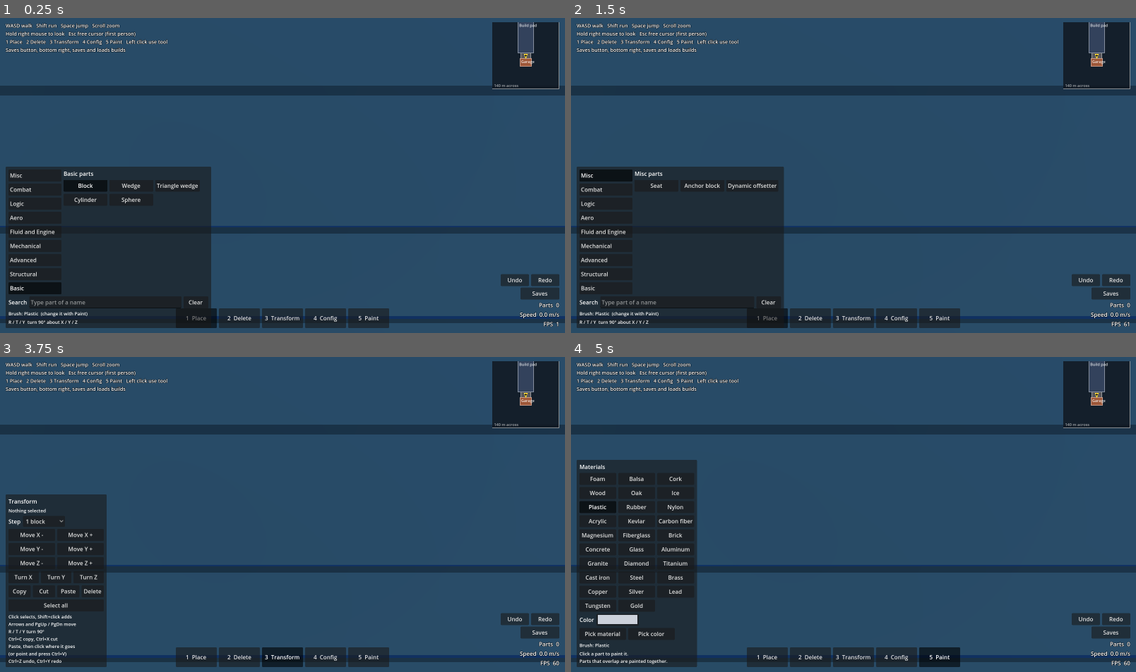
Above: before the commit, frames 1-4 (two rows, left to right).
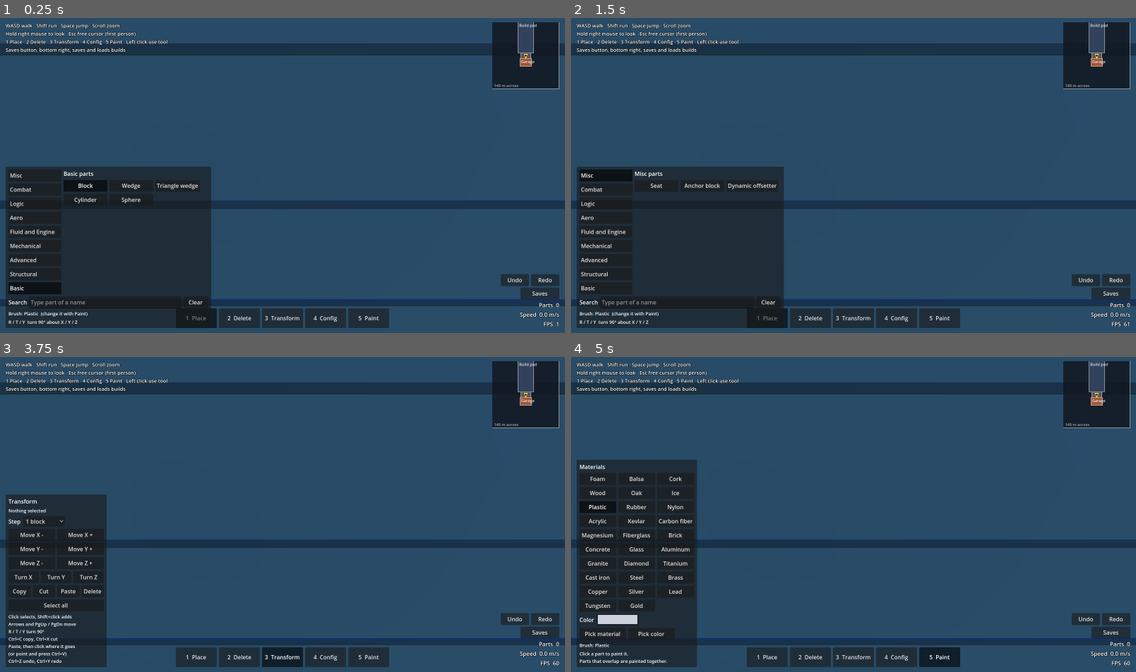
Above: after the commit, the same moments.

Repository: kinglinklink/Ideal-world
Game: Godot game, scene res://scenes/main.tscn
Two runs of this game, one before a commit and one after it. Both use one fixed random seed, a clock stepped at 60 frames per second and the inputs below.
Inputs (mouse positions are in pixels of both pictures, inside the frame that each line leads up to):
- Up to frame 1 (0.25 s): no input
- Up to frame 2 (1.5 s): click (678, 301) at 0.52 s; type "Alex" at 0.6 s; click "Misc" at 1.25 s
- Up to frame 3 (3.75 s): click "Seat" at 2 s; click "1 Place" at 2.75 s; click "3 Transform" at 3.5 s
- Up to frame 4 (5 s): click "5 Paint" at 4.25 s

The runs differ from the first frame. In frame 1, 11% of the frame differs, in the area x 0-100%, y 8-97%; in frame 2, 11%; in frame 3, 13%; in frame 4, 13%.

Commit message:
Cannon sized by its dimensions, live propeller model, smaller player, real jumps
- Large cannon: Z is the barrel length and X/Y set the bore; Config shows
  bore, projectile mass, muzzle velocity, energy and fire interval
- Propeller model follows its blade count and blade pitch settings
- Seat defaults to 3 x 3 x 3 blocks
- Character is 15% smaller (1.53 m); walk 4 m/s, run 7.5 m/s, 0.8 m jump
- Jumps keep their take-off speed; steering in the air is only a nudge

Co-Authored-By: Claude Fable 5.2 <noreply@anthropic.com>
Claude-Session: https://claude.ai/code/session_01FW2uxxz5D9zjM2SWGtZ9h4

Diff:
--- a/scripts/hud.gd
+++ b/scripts/hud.gd
@@ -33,6 +33,7 @@
 var _snap_option: OptionButton
 var _config_title: Label
 var _config_spins: Array = []
+var _config_captions: Array = []     # the three dimension labels beside the spin boxes
 var _config_info: Label
 var _build_info: Label
 var _color_button: ColorPickerButton
@@ -424,8 +425,9 @@
 	for axis in 3:
 		var size_row := _row()
 		var caption := _label("Size %s (blocks)" % AXIS_NAMES[axis])
-		caption.custom_minimum_size = Vector2(120, 0)
+		caption.custom_minimum_size = Vector2(170, 0)
 		size_row.add_child(caption)
+		_config_captions.append(caption)
 		var spin := SpinBox.new()
 		spin.min_value = 1.0 / Units.UNITS_PER_CELL
 		spin.max_value = 64.0
@@ -1046,6 +1048,28 @@
 	return "%.2f kg" % kilograms
 
 
+## What a cannon of this size would do, by the design's ballistics: the bore
+## is a fifth of the cannon's smaller cross dimension, the projectile is three
+## bores long, and propellant pushes it down the barrel at an average 100 MPa.
+static func _cannon_text(record: Dictionary) -> String:
+	var size_m: Vector3 = Units.to_metres(record["size"])
+	var bore: float = 0.2 * minf(size_m.x, size_m.y)
+	var barrel: float = size_m.z
+	var props: Dictionary = record.get("props", {})
+	var projectile_name := str(props.get("projectile_material", "Steel"))
+	var density: float = MaterialLibrary.density(MaterialLibrary.id_for_name(projectile_name))
+	var bore_area := PI * bore * bore * 0.25
+	var projectile_mass := density * bore_area * bore * 3.0
+	var energy := 100000000.0 * bore_area * barrel   # joules
+	var velocity := 0.0
+	if projectile_mass > 0.0:
+		velocity = sqrt(2.0 * energy / projectile_mass)
+	return "\nBore: %.0f mm\nBarrel: %.2f m\nProjectile: %s of %s\nMuzzle velocity: %.0f m/s\nMuzzle energy: %.0f kJ (%.0f HP per hit)\nFastest fire: one shot per %.2f s" % [
+		bore * 1000.0, barrel, _mass_text(projectile_mass), projectile_name,
+		velocity, energy / 1000.0, energy / 1000.0, barrel * 0.5,
+	]
+
+
 ## Brings every button and label in line with the controller's state.
 func _refresh() -> void:
 	var active_tool: int = controller.current_tool
@@ -1095,18 +1119,24 @@
 	if record.is_empty():
 		_config_title.text = "Config: click a part"
 		_config_info.text = ""
+		var plain_captions: Array = PartLibrary.size_captions("")
 		for spin_index in _config_spins.size():
 			var idle_spin: SpinBox = _config_spins[spin_index]
 			idle_spin.editable = false
+			var idle_caption: Label = _config_captions[spin_index]
+			idle_caption.text = plain_captions[spin_index]
 	else:
 		var type: String = record["type"]
 		var size: Vector3i = record["size"]
 		var material: String = record["material"]
 		_config_title.text = "Config: %s" % PartLibrary.part_name(type)
+		var captions: Array = PartLibrary.size_captions(type)
 		for spin_index in _config_spins.size():
 			var spin: SpinBox = _config_spins[spin_index]
 			spin.editable = true
 			spin.set_value_no_signal(float(size[spin_index]) / Units.UNITS_PER_CELL)
+			var caption: Label = _config_captions[spin_index]
+			caption.text = captions[spin_index]
 		var mass: float = BuildGrid.mass_of(record)
 		var strength: float = MaterialLibrary.info(material)["strength"]
 		var size_m: Vector3 = Units.to_metres(size)
@@ -1117,6 +1147,8 @@
 			_mass_text(mass),
 			int(round(mass * strength)),
 		]
+		if type == "large_cannon":
+			_config_info.text += _cannon_text(record)
 
 	_sync_settings(record)
 	_sync_signals(record)
--- a/scripts/material_library.gd
+++ b/scripts/material_library.gd
@@ -87,6 +87,14 @@
 	return float(info(material_id)["density"])
 
 
+## The id of the material with the given display name, or the default material.
+static func id_for_name(shown_name: String) -> String:
+	for material_id in MATERIALS:
+		if MATERIALS[material_id]["name"] == shown_name:
+			return material_id
+	return DEFAULT_ID
+
+
 static func default_color(material_id: String) -> Color:
 	return info(material_id)["color"]
 
--- a/scripts/mech_models.gd
+++ b/scripts/mech_models.gd
@@ -31,8 +31,10 @@
 	return IDS.has(part_id)
 
 
-## `teeth` only matters for gears: it sets how many teeth the model shows.
-static func build(part_id: String, teeth: int = 12) -> ArrayMesh:
+## `options` carries the settings that change a model's shape:
+##   "teeth" for gears, "blades" and "pitch" (degrees) for the propeller.
+static func build(part_id: String, options: Dictionary = {}) -> ArrayMesh:
+	var teeth: int = int(options.get("teeth", 12))
 	var body := Kit.new_surface()
 	var detail := Kit.new_surface()
 	var detail_look: Material = null   # null means the usual dark metal
@@ -262,12 +264,20 @@
 			], Vector3(0.0, 0.9, 0.0))
 			Kit.add_box(detail, Vector3(0.0, 0.0, 0.47), Vector3(1.0, 1.0, 0.06))
 		"propeller":
-			# Four blades on a hub; the shaft runs along Y.
+			# Blades on a hub; the shaft runs along Y. Each blade is tilted about
+			# its own length by the pitch angle.
+			var blades: int = clampi(int(options.get("blades", 4)), 2, 12)
+			var pitch: float = deg_to_rad(clampf(float(options.get("pitch", 20.0)), 0.0, 90.0))
+			# The propeller is a quarter as tall as it is wide at its normal
+			# size, so heights here are stretched four times to come out true.
+			var true_height := Transform3D(Basis.from_scale(Vector3(1.0, 4.0, 1.0)), Vector3.ZERO)
 			Kit.add_cylinder(body, Vector3.ZERO, Y, 0.16, 0.6)
-			Kit.add_box(body, Vector3(0.31, 0.0, 0.0), Vector3(0.38, 0.3, 0.14))
-			Kit.add_box(body, Vector3(-0.31, 0.0, 0.0), Vector3(0.38, 0.3, 0.14))
-			Kit.add_box(body, Vector3(0.0, 0.0, 0.31), Vector3(0.14, 0.3, 0.38))
-			Kit.add_box(body, Vector3(0.0, 0.0, -0.31), Vector3(0.14, 0.3, 0.38))
+			for blade in blades:
+				var around := Basis(Vector3.UP, TAU * float(blade) / float(blades))
+				var tilt := Basis(Vector3(1.0, 0.0, 0.0), pitch)
+				var placement := true_height * Transform3D(around, Vector3.ZERO) \
+						* Transform3D(tilt, Vector3(0.31, 0.0, 0.0))
+				Kit.add_box_placed(body, placement, Vector3(0.38, 0.03, 0.2))
 			Kit.add_cylinder(detail, Vector3.ZERO, Y, 0.12, 1.0)
 		"lift_gas_tank":
 			# A gas ball on a base ring, with a band round its middle.
--- a/scripts/mesh_kit.gd
+++ b/scripts/mesh_kit.gd
@@ -50,6 +50,24 @@
 			var face := center + out * half[axis]
 			add_triangle(surface, face - u - v, face + u - v, face + u + v, out)
 			add_triangle(surface, face - u - v, face + u + v, face - u + v, out)
+
+
+## A box of the given size, centred on the origin, then moved, turned or
+## stretched by `placement`. Used for parts that sit at an angle.
+static func add_box_placed(surface: SurfaceTool, placement: Transform3D, size: Vector3) -> void:
+	var half := size * 0.5
+	for axis in 3:
+		var normal := axis_vector(axis)
+		var u := axis_vector((axis + 1) % 3) * half[(axis + 1) % 3]
+		var v := axis_vector((axis + 2) % 3) * half[(axis + 2) % 3]
+		for facing in [-1.0, 1.0]:
+			var side: float = facing
+			var face := normal * side * half[axis]
+			var outward := placement.basis * (normal * side)
+			add_triangle(surface, placement * (face - u - v), placement * (face + u - v),
+					placement * (face + u + v), outward)
+			add_triangle(surface, placement * (face - u - v), placement * (face + u + v),
+					placement * (face - u + v), outward)
 
 
 ## A solid cylinder whose length runs along the given axis.
--- a/scripts/part_library.gd
+++ b/scripts/part_library.gd
@@ -84,7 +84,7 @@
 	"altitude_sensor": ["Altitude sensor", "Logic", Vector3(1, 1, 1), 0.3, Vector3(0, 0, 0), "box"],
 	"attitude_sensor": ["Attitude sensor", "Logic", Vector3(1, 1, 1), 0.3, Vector3(0, 0, 0), "box"],
 	"distance_sensor": ["Distance sensor", "Logic", Vector3(1, 1, 1), 0.3, Vector3(0, 0, 0), "box"],
-	"seat": ["Seat", "Misc", Vector3(1, 1, 1), 0.4, Vector3(0, 0, 0), "box"],
+	"seat": ["Seat", "Misc", Vector3(3, 3, 3), 0.4, Vector3(0, 0, 0), "box"],
 	"anchor_block": ["Anchor block", "Misc", Vector3(1, 1, 1), 0.9, Vector3(0, 0, 0), "box"],
 	"dynamic_offsetter": ["Dynamic offsetter", "Misc", Vector3(1, 1, 1), 0.8, Vector3(0, 0, 0), "box"],
 }
@@ -162,27 +162,41 @@
 # --- Meshes ------------------------------------------------------------------
 
 ## The unit-size render mesh for a part. Scale it by the part's size in metres.
-## `teeth` picks a gear model with that many teeth; 0 means the standard model.
-static func get_mesh(part_id: String, teeth: int = 0) -> Mesh:
+## `options` picks a variant of a model whose shape depends on its settings
+## (see mech_models.gd). Empty means the standard model.
+static func get_mesh(part_id: String, options: Dictionary = {}) -> Mesh:
 	var key := part_id
-	if teeth > 0:
-		key = "%s:%d" % [part_id, teeth]
+	if not options.is_empty():
+		key = part_id + str(options)
 	if not _mesh_cache.has(key):
-		if teeth > 0:
-			_mesh_cache[key] = MechModels.build(part_id, teeth)
+		if options.is_empty():
+			_mesh_cache[key] = _build_mesh(part_id)
 		else:
-			_mesh_cache[key] = _build_mesh(part_id)
+			_mesh_cache[key] = MechModels.build(part_id, options)
 	return _mesh_cache[key]
 
 
-## The model for one particular part. Gears show the tooth count from their settings.
+## The model for one particular part. Gears show their tooth count and the
+## propeller its blade count and pitch, taken from the part's settings.
 static func mesh_for_record(record: Dictionary) -> Mesh:
 	var type: String = record["type"]
+	var props: Dictionary = record.get("props", {})
 	if type == "gear" or type == "bevel_gear":
-		var props: Dictionary = record.get("props", {})
-		var teeth: int = clampi(int(props.get("teeth", 12)), 4, 120)
-		return get_mesh(type, teeth)
+		return get_mesh(type, {"teeth": clampi(int(props.get("teeth", 12)), 4, 120)})
+	if type == "propeller":
+		return get_mesh(type, {
+			"blades": clampi(int(props.get("blades", 4)), 2, 12),
+			"pitch": int(round(float(props.get("pitch", 20.0)))),
+		})
 	return get_mesh(type)
+
+
+## The captions for a part's three dimensions in the Config tool. Most parts
+## are plain X, Y, Z; the cannon's dimensions are its bore and barrel.
+static func size_captions(part_id: String) -> Array:
+	if part_id == "large_cannon":
+		return ["Bore size X (blocks)", "Bore size Y (blocks)", "Barrel length (blocks)"]
+	return ["Size X (blocks)", "Size Y (blocks)", "Size Z (blocks)"]
 
 
 static func _build_mesh(part_id: String) -> Mesh:
--- a/scripts/part_settings.gd
+++ b/scripts/part_settings.gd
@@ -195,9 +195,8 @@
 		material_names.append(MaterialLibrary.display_name(material_id))
 	var projectile := _choice("projectile_material", "Projectile material", material_names)
 	projectile["default"] = "Steel"
+	# The cannon's bore and barrel length are its X/Y and Z dimensions.
 	_table["large_cannon"] = [
-		_number("barrel_length", "Barrel length", "m", 3.0, 0.05, 1000.0, 0.05),
-		_number("bore", "Bore", "m", 0.1, 0.005, 10.0, 0.005),
 		projectile,
 		_flag("unlimited_ammo", "Unlimited ammo", true),
 	]
--- a/scripts/player.gd
+++ b/scripts/player.gd
@@ -8,16 +8,18 @@
 
 const Units = preload("res://scripts/units.gd")
 
-const WALK_SPEED := 5.0       # m/s
-const RUN_SPEED := 10.0       # m/s
-const JUMP_SPEED := 5.2       # m/s, about a 1.4 m jump
+const WALK_SPEED := 4.0       # m/s
+const RUN_SPEED := 7.5        # m/s
+const JUMP_SPEED := 4.0       # m/s, about a 0.8 m jump
 const GRAVITY := 9.81         # m/s^2
+const AIR_CONTROL := 3.0      # m/s^2 of steering in mid-air; 0 would be a pure throw
 const MOUSE_SENSITIVITY := 0.0025
 const ZOOM_MAX := 80.0        # metres behind the character
-const EYE_HEIGHT := 1.6       # metres
+const BODY_SCALE := 0.85      # the character model is built 1.8 m tall, then shrunk
+const EYE_HEIGHT := 1.6 * BODY_SCALE    # metres
 const PITCH_LIMIT := 1.5      # radians
-const BODY_RADIUS := 0.3
-const BODY_HEIGHT := 1.8
+const BODY_RADIUS := 0.3 * BODY_SCALE
+const BODY_HEIGHT := 1.8 * BODY_SCALE
 
 var yaw := 0.0
 var pitch := -0.35
@@ -53,6 +55,7 @@
 	add_child(collider)
 
 	_model = _build_model()
+	_model.scale = Vector3(BODY_SCALE, BODY_SCALE, BODY_SCALE)
 	add_child(_model)
 
 	_pivot = Node3D.new()
@@ -156,15 +159,22 @@
 	var speed := WALK_SPEED
 	if Input.is_physical_key_pressed(KEY_SHIFT):
 		speed = RUN_SPEED
-	velocity.x = direction.x * speed
-	velocity.z = direction.z * speed
-
 	var grounded := is_on_floor()
 	if grounded:
+		velocity.x = direction.x * speed
+		velocity.z = direction.z * speed
 		if Input.is_physical_key_pressed(KEY_SPACE) and not typing:
 			velocity.y = JUMP_SPEED
 			grounded = false
 	else:
+		# In the air the character keeps the speed it left the ground with.
+		# Holding a direction only nudges it, so a standing jump stays in place.
+		if direction.length() > 0.1:
+			var flying := Vector2(velocity.x, velocity.z)
+			var wanted := Vector2(direction.x, direction.z) * speed
+			flying = flying.move_toward(wanted, AIR_CONTROL * delta)
+			velocity.x = flying.x
+			velocity.z = flying.y
 		velocity.y -= GRAVITY * delta
 
 	if grounded and _try_step_up(delta):
